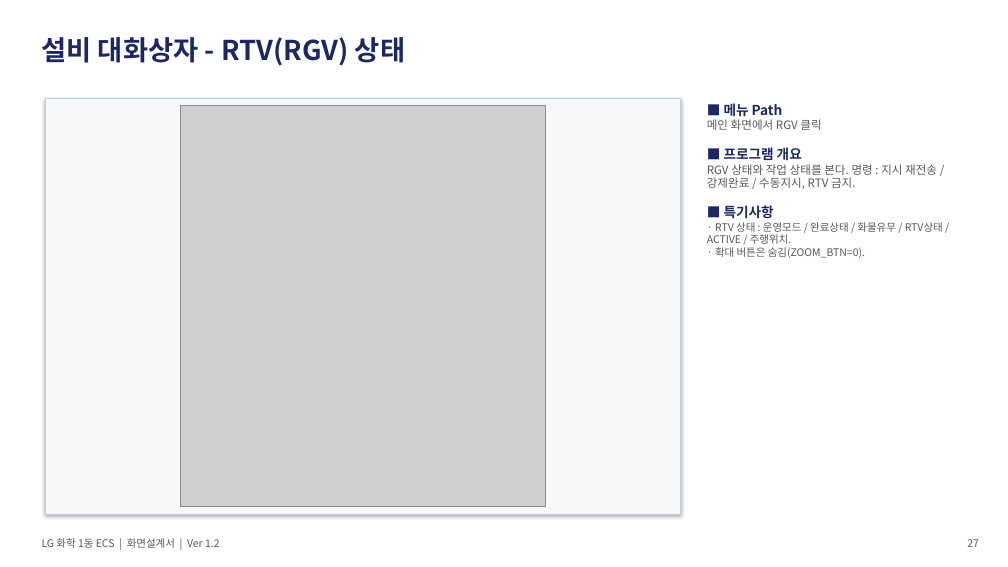
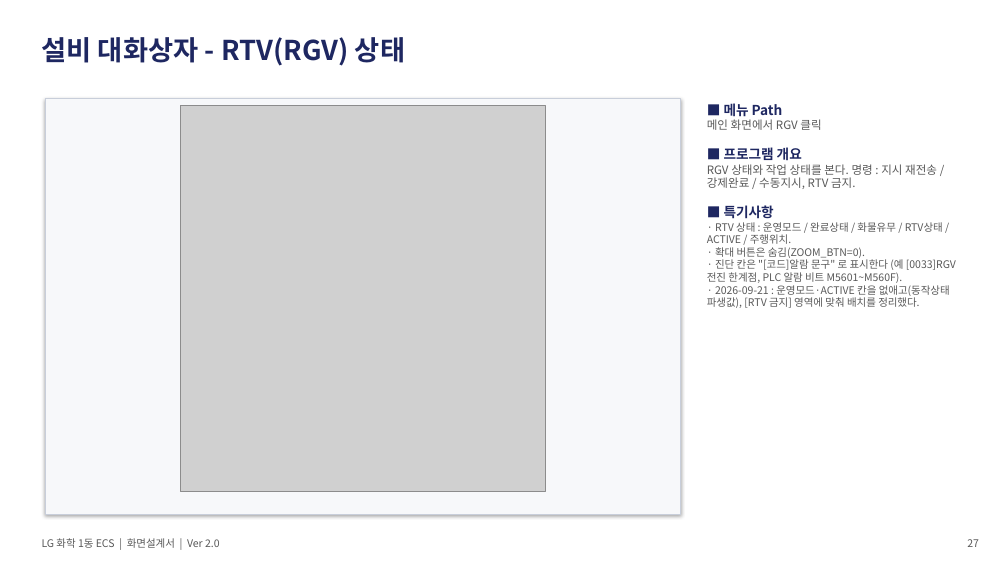
Before and after one commit to yeorijby-coder/LGLS_ALL, a slide deck: slide 27 of docs/산출물_20260921/06_ECS_화면설계서.pptx. Drawn at 1008x567 pixels with LibreOffice and Linux fonts; fonts in the diff are those of the drawing; grey boxes stand for pictures. Boxes give left, top, right and bottom in pixels: in the first picture for what was removed or moved away, otherwise in the second. Text is boxed around its words. In the diff, an @@ line names an element or a change of style, - is before the commit and + after.

```diff
--- a/docs/산출물_20260921/06_ECS_화면설계서.pptx
+++ b/docs/산출물_20260921/06_ECS_화면설계서.pptx
@@ picture: place and size @@
-picture at bbox=[181, 106, 545, 507]
+picture at bbox=[181, 106, 545, 492]
@@ text at bbox=[707, 259, 956, 308]: paragraphs added @@
+· 진단 칸은 "[코드]알람 문구" 로 표시한다 (예 [0033]RGV 전진 한계점, PLC 알람 비트 M5601~M560F).
+· 2026-09-21 : 운영모드·ACTIVE 칸을 없애고(동작상태 파생값), [RTV 금지] 영역에 맞춰 배치를 정리했다.
@@ text at bbox=[42, 538, 220, 548]: text changed @@
-LG 화학 1동 ECS | 화면설계서 | Ver 1.2
+LG 화학 1동 ECS | 화면설계서 | Ver 2.0
```
Also in this commit, not shown: 26 other slides changed, 10 other files.
